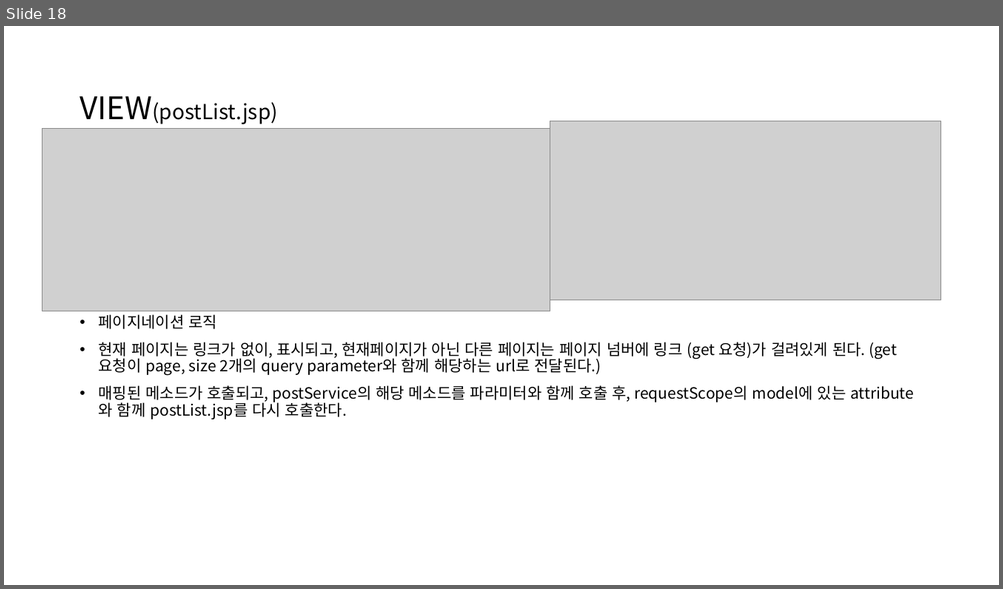
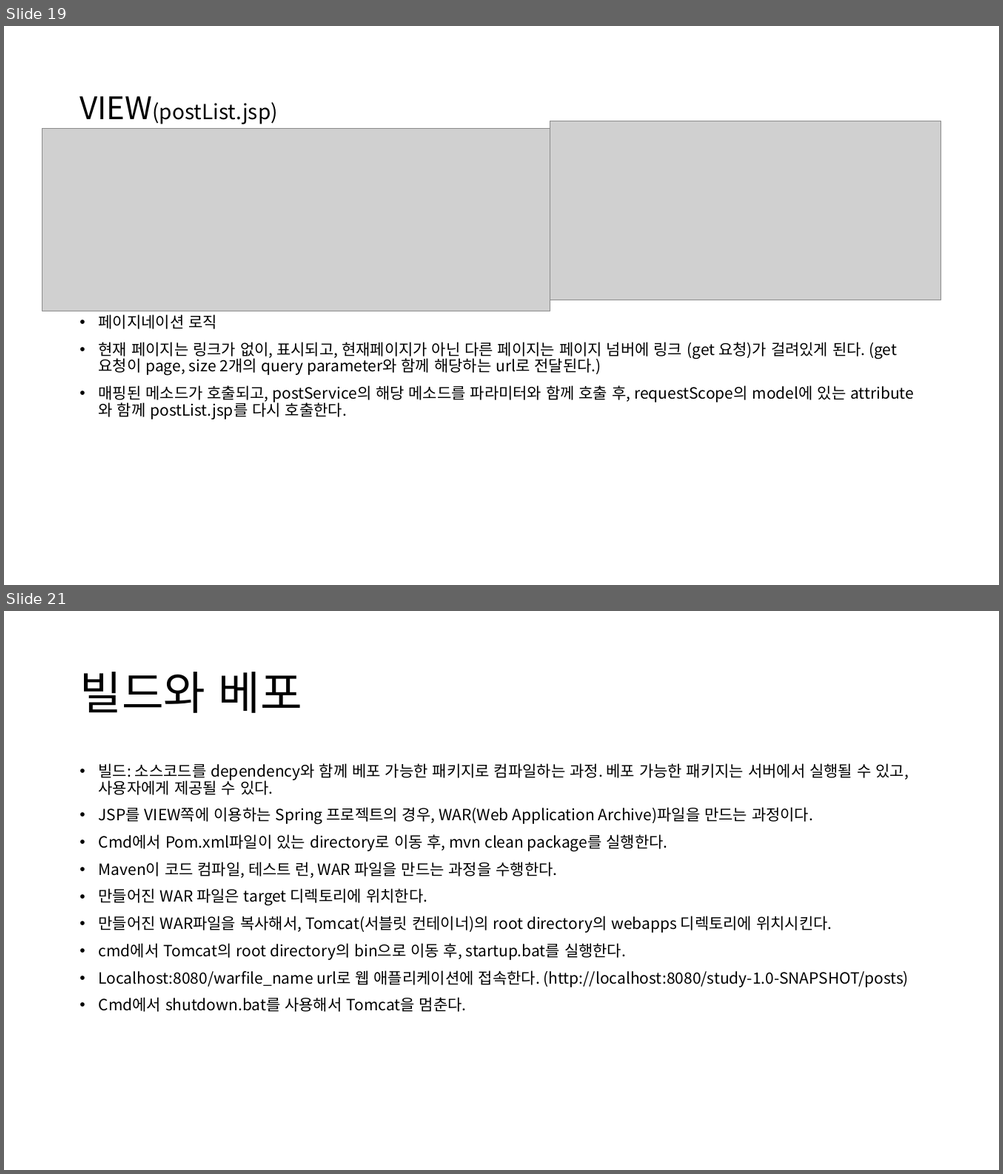
Before and after one commit to kdw1437/SpringHomework_BackEnd, a slide deck: 스프링 게시판 만들기_240821.pptx. Shown one above the other, each under a label of ours: slide 18 before the commit, slides 19 and 21 after it; the slides between them are not shown. The pictures are 1003x589 and 1003x1174 pixels, drawn with LibreOffice and Linux fonts; fonts in the diff are those of the drawing; grey boxes stand for pictures. Boxes give left, top, right and bottom in pixels: in the first picture for what was removed or moved away, otherwise in the second. Text is boxed around its words. In the diff, an @@ line names an element or a change of style, - is before the commit and + after.

```diff
--- a/스프링 게시판 만들기_240821.pptx
+++ b/스프링 게시판 만들기_240821.pptx
@@ slide 21 added at box(4, 611, 999, 1170), background #FFFFFF @@
@@ title added at box(79, 672, 302, 713), 44 pt, text #000000 @@
+빌드와 베포
@@ text added at box(99, 763, 908, 1012), 15 pt, text #000000 @@
+• 빌드: 소스코드를 dependency와 함께 베포 가능한 패키지로 컴파일하는 과정. 베포 가능한 패키지는 서버에서 실행될 수 있고, 사용자에게 제공될 수 있다.
+• JSP를 VIEW쪽에 이용하는 Spring 프로젝트의 경우, WAR(Web Application Archive)파일을 만드는 과정이다.
+• Cmd에서 Pom.xml파일이 있는 directory로 이동 후, mvn clean package를 실행한다.
+• Maven이 코드 컴파일, 테스트 런, WAR 파일을 만드는 과정을 수행한다.
+• 만들어진 WAR 파일은 target 디렉토리에 위치한다.
+• 만들어진 WAR파일을 복사해서, Tomcat(서블릿 컨테이너)의 root directory의 webapps 디렉토리에 위치시킨다.
+• cmd에서 Tomcat의 root directory의 bin으로 이동 후, startup.bat를 실행한다.
+• Localhost:8080/warfile_name url로 웹 애플리케이션에 접속한다. (http://localhost:8080/study-1.0-SNAPSHOT/posts)
+• Cmd에서 shutdown.bat를 사용해서 Tomcat을 멈춘다.
@@ what was slide 18 is now slide 19 @@
```
Also in this commit, not shown: 1 slide changed, 3 other slides added, 1 slide removed.
